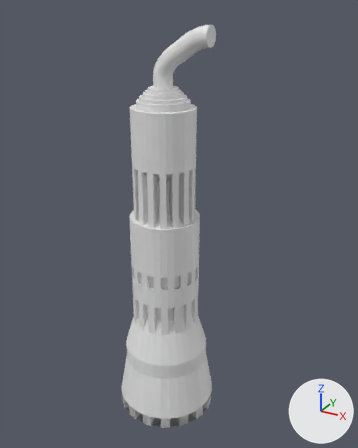
What one commit did to the Blender file engines.blend.
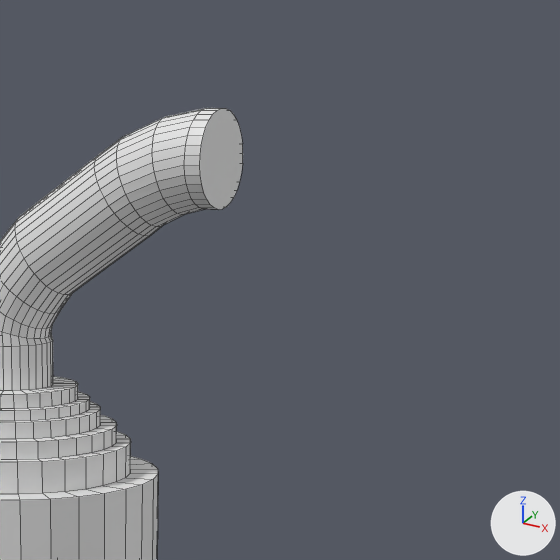
Each version appears first whole from a camera (50 mm lens) standing at (6.25, -10.4, 7.06) and looking at (-0.13, 1.19, 1.27), and next in a close-up on the part from 45% to 80% of the width and 0% to 28% of the height. Every picture has the same lights, and +X, +Y and +Z are marked at lower right. The close-ups show mesh edges as thin lines.
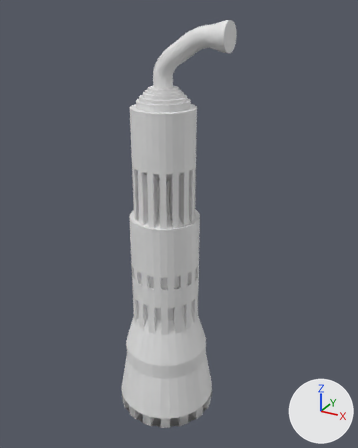
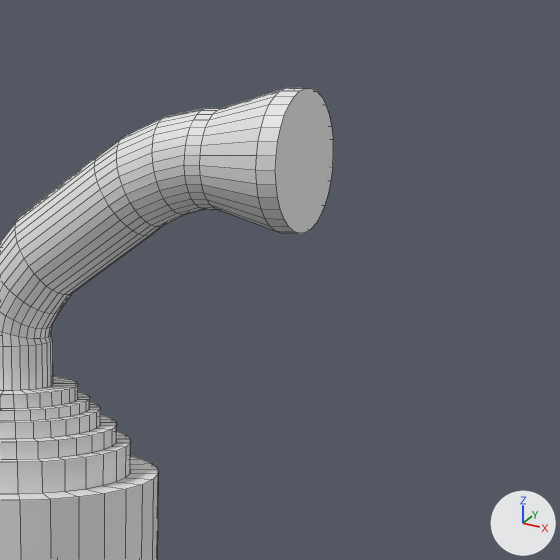
Edits to the bpy script that builds the scene:
```text
Change me_cylinder:
    used by ob_cylinder; location = (0.0, 0.0, 0.0); scale = (0.878, 0.878, 3.02)
    remove me_cylinder.from_pydata(...)  # 2212 vertices, 2150 faces; spans x -2.23..1.22, y -0.68..2.77, z -1.64..2.2
    add me_cylinder.from_pydata(...)  # 2276 vertices, 2214 faces; spans x -2.23..1.58, y -0.68..2.77, z -1.64..2.24
    me_cylinder part 1
    1 face is deleted
    36 vertices are added at x 1.44..1.58, y 0.62..1.43, z 2.0..2.24
    11 new vertices lie (0.12, 0.0, 0.0) away from vertices in x 1.44..1.46, y 0.62..1.43, z 2.0..2.24
    10 new vertices lie (0.13, 0.0, 0.0) away from vertices in x 1.44..1.45, y 0.66..1.29, z 2.0..2.23
    7 new vertices lie (0.12, -0.01, 0.0) away from vertices in x 1.44..1.46, y 0.62..1.43, z 2.01..2.17
    65 new faces join them
```

Pixel boxes [x1, y1, x2, y2] of what changed, in the close-ups (560 x 560 px):
'Cylinder', reshaped: before [0, 108, 243, 560]; after [0, 88, 333, 560]
part 1 of me_cylinder, built on: before [200, 108, 243, 210]; after [200, 88, 333, 233]
